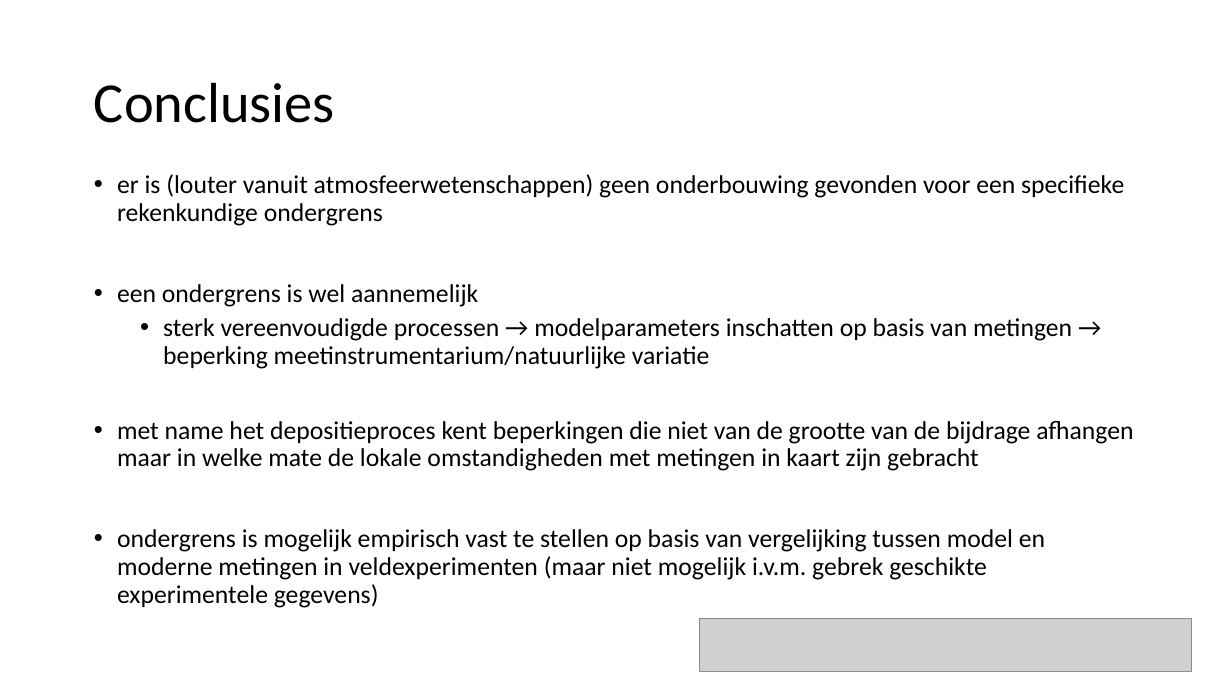
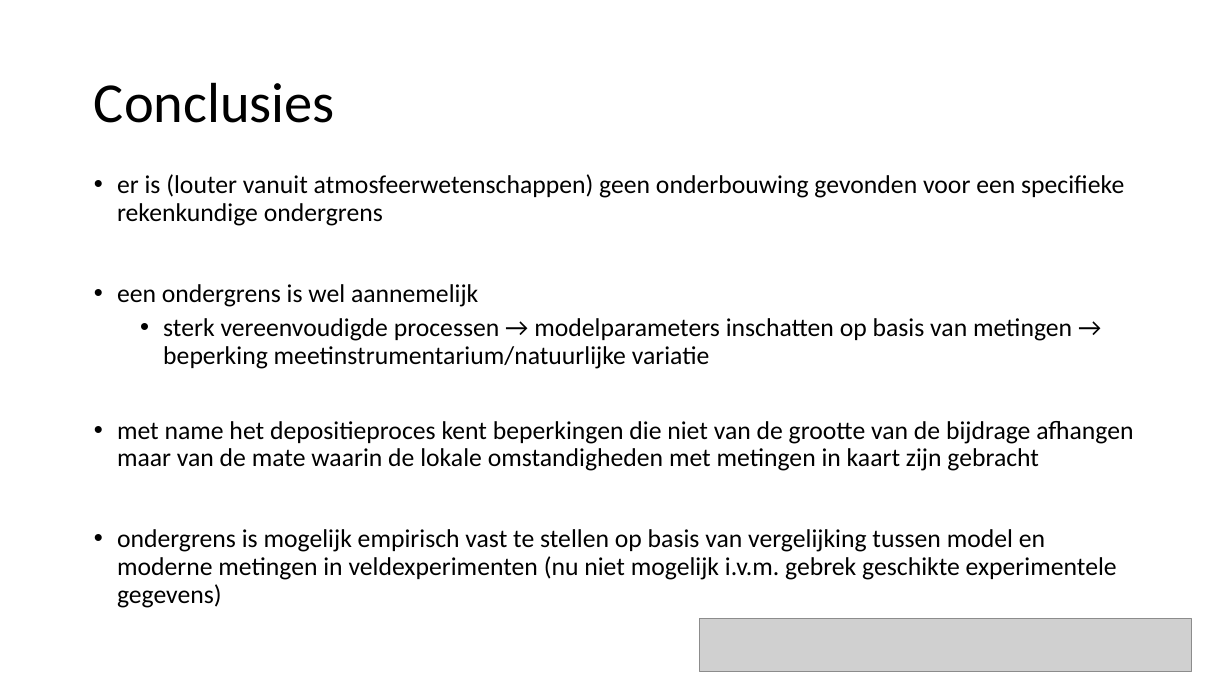
Before and after one commit to emielvanloon/stikstof_ondergrens, a slide deck: slide 11 of persbriefing_20240828.pptx. Drawn at 1232x693 pixels with LibreOffice and Linux fonts; fonts in the diff are those of the drawing; grey boxes stand for pictures. Boxes give left, top, right and bottom in pixels: in the first picture for what was removed or moved away, otherwise in the second. Text is boxed around its words. In the diff, an @@ line names an element or a change of style, - is before the commit and + after.

```diff
--- a/persbriefing_20240828.pptx
+++ b/persbriefing_20240828.pptx
@@ text at bbox=[117, 421, 1133, 608]: text changed @@
-• met name het depositieproces kent beperkingen die niet van de grootte van de bijdrage afhangen maar in welke mate de lokale omstandigheden met metingen in kaart zijn gebracht
-• ondergrens is mogelijk empirisch vast te stellen op basis van vergelijking tussen model en moderne metingen in veldexperimenten (maar niet mogelijk i.v.m. gebrek geschikte experimentele gegevens)
+• met name het depositieproces kent beperkingen die niet van de grootte van de bijdrage afhangen maar van de mate waarin de lokale omstandigheden met metingen in kaart zijn gebracht
+• ondergrens is mogelijk empirisch vast te stellen op basis van vergelijking tussen model en moderne metingen in veldexperimenten (nu niet mogelijk i.v.m. gebrek geschikte experimentele gegevens)
```
Also in this commit, not shown: 3 other slides changed.
